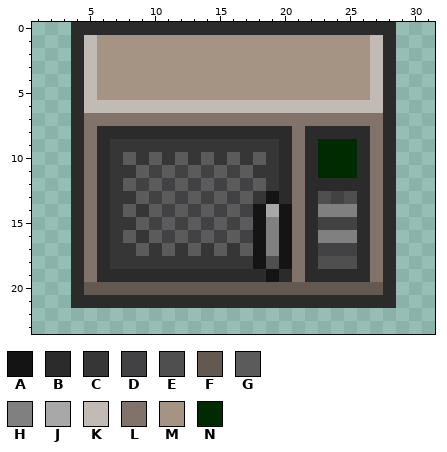
Two states of a pixel-art sprite, Resources/Textures/Structures/Machines/microwave.rsi/mw0.png. The picture above was drawn from the file before the commit.
The file is 32x32 pixels. Colours within 5 levels of each other are drawn and written as one. Shown: x 1..31, y 0..23.
Palette (. is transparent): A #151414  B #2b2b2b  C #363636  D #424144  E #4f4f4f  F #645951  G #5b5b5b  H #808080  J #a8a8a8  K #c1bab5  L #817369  M #a59383  N #002b00
Pixels before, first column x 4:
 0 BBBBBBBBBBBBBBBBBBBBBBBBB
 1 BKMMMMMMMMMMMMMMMMMMMMMKB
 2 BKMMMMMMMMMMMMMMMMMMMMMKB
 3 BKMMMMMMMMMMMMMMMMMMMMMKB
 4 BKMMMMMMMMMMMMMMMMMMMMMKB
 5 BKMMMMMMMMMMMMMMMMMMMMMKB
 6 BKKKKKKKKKKKKKKKKKKKKKKKB
 7 BLLLLLLLLLLLLLLLLLLLLLLLB
 8 BLBBBBBBBBBBBBBBBLBBBBBLB
 9 BLBCCCCCCCCCCCCCBLBNNNBLB
10 BLBCGCGCGCGCGCGCBLBNNNBLB
11 BLBCCGDGDGDGDGCCBLBNNNBLB
12 BLBCGDGDGDGDGDGCBLBBBBBLB
13 BLBCCGDGDGDGDGCABLBEDEBLB
14 BLBCGCGDGDGDGDAJALBHHHBLB
15 BLBCCGDGDGDGDGAHALBDDDBLB
16 BLBCGCGDGDGDGDAHALBHHHBLB
17 BLBCCGCGCGCGCGAHALBDDDBLB
18 BLBCCCCCCCCCCCAEALBEEEBLB
19 BLBBBBBBBBBBBBBABLBBBBBLB
20 BFFFFFFFFFFFFFFFFFFFFFFFB
21 BBBBBBBBBBBBBBBBBBBBBBBBB
The same view after the edit:
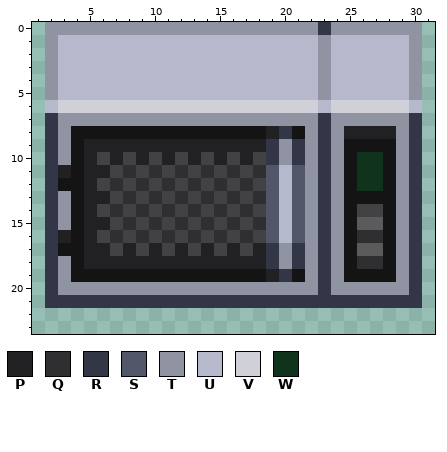
Colours new in this view: P #212022  Q #2f2e31  R #333646  S #525669  T #9093a1  U #b6b9cb  V #d0d0d9  W #0f331c
Edits made:
Changed rows in their new state; - is an unchanged pixel.
first column x 2:
 0 TTTTTTTTTTTTTTTTTTTTTRTTTTTTT
 1 TUUUUUUUUUUUUUUUUUUUUTUUUUUUT
 2 TUUUUUUUUUUUUUUUUUUUUTUUUUUUT
 3 TUUUUUUUUUUUUUUUUUUUUTUUUUUUT
 4 TUUUUUUUUUUUUUUUUUUUUTUUUUUUT
 5 TUUUUUUUUUUUUUUUUUUUUTUUUUUUT
 6 UVVVVVVVVVVVVVVVVVVVVUVVVVVVU
 7 RTTTTTTTTTTTTTTTTTTTTRTTTTTTR
 8 RTAAAAAAAAAAAAAAAPRATRTPPPPTR
 9 RTAPPPPPPPPPPPPPPRTRTRTAAAATR
10 RTAPDPDPDPDPDPDPDRTRTRTAWWATR
11 RPAPPDQDQDQDQDQDQSUSTRTAWWATR
12 RAAPDQDQDQDQDQDQDSUSTRTAWWATR
13 RTAPPDQDQDQDQDQDQSUSTRTAAAATR
14 RTAPDQDQDQDQDQDQDSUSTRTADDATR
15 RTAPPDQDQDQDQDQDQSUSTRTAGGATR
16 RPAPDQDQDQDQDQDQDSUSTRTAQQATR
17 RAAPPDPDPDPDPDPDPRTRTRTAGGATR
18 RTAPPPPPPPPPPPPPPRTRTRTAQQATR
19 RTAAAAAAAAAAAAAAAPRATRTAAAATR
20 RTTTTTTTTTTTTTTTTTTTTRTTTTTTR
21 RRRRRRRRRRRRRRRRRRRRRRRRRRRRR
Pixel boxes of the changes (left, top, right, bottom) in both pictures:
changed: (45, 22, 422, 308)
